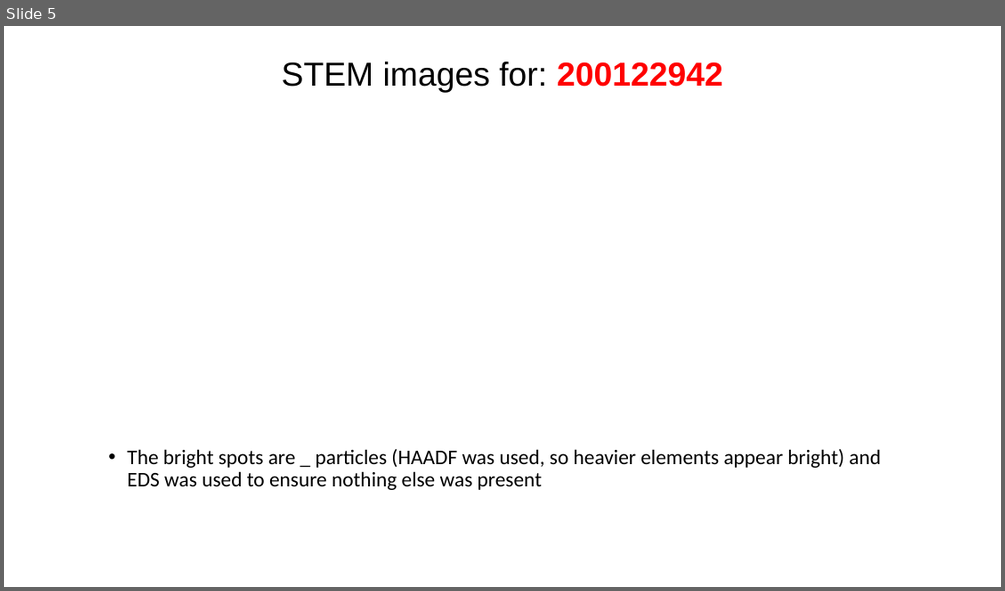
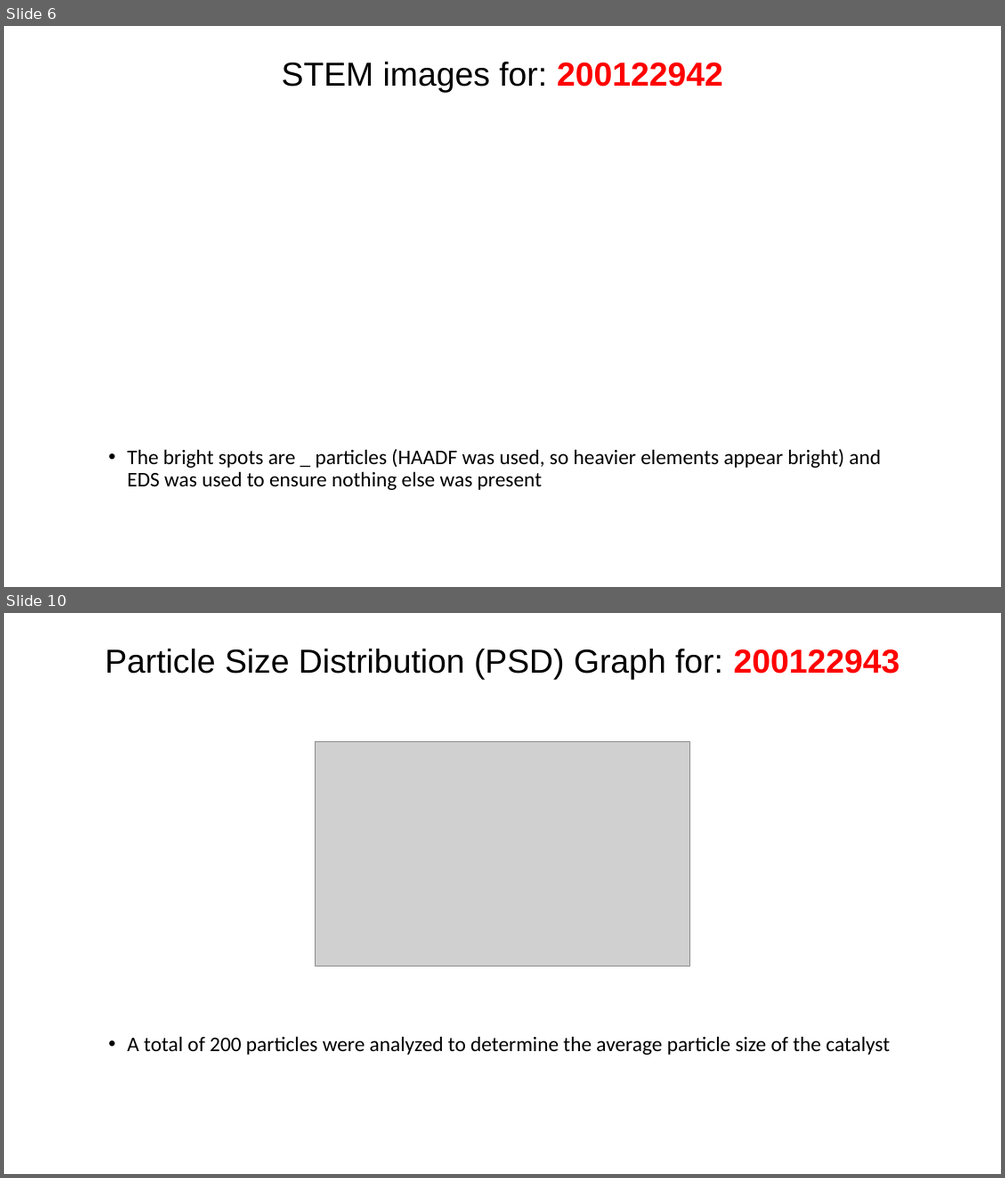
Before and after one commit to cvrl10/mini_project, a slide deck: 100040000/_100040000.pptx. Shown one above the other, each under a label of ours: slide 5 before the commit, slides 6 and 10 after it; the slides between them are not shown. The pictures are 1005x591 and 1005x1178 pixels, drawn with LibreOffice and Linux fonts; fonts in the diff are those of the drawing; grey boxes stand for pictures. Boxes give left, top, right and bottom in pixels: in the first picture for what was removed or moved away, otherwise in the second. Text is boxed around its words. In the diff, an @@ line names an element or a change of style, - is before the commit and + after.

```diff
--- a/100040000/_100040000.pptx
+++ b/100040000/_100040000.pptx
@@ slide 10 added at [4, 613, 1001, 1174], background #FFFFFF @@
@@ title added at [105, 649, 900, 679], 32 pt, text #000000 @@
+Particle Size Distribution (PSD) Graph for: 200122943
@@ picture added at [316, 742, 689, 966] @@
@@ text added at [127, 1036, 890, 1054], 20 pt, text #000000 @@
+• A total of 200 particles were analyzed to determine the average particle size of the catalyst
@@ what was slide 5 is now slide 6 @@
```
Also in this commit, not shown: 1 slide changed, 4 other slides added, 6 other files.
